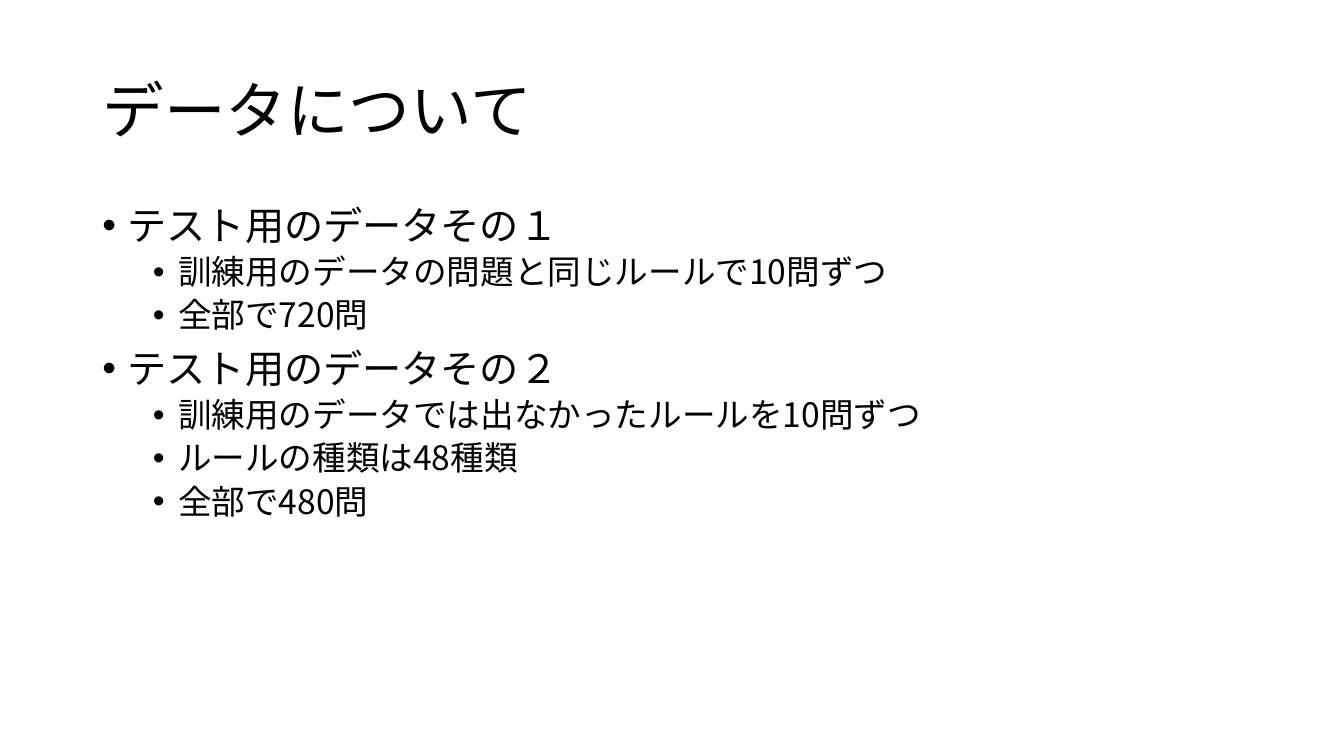
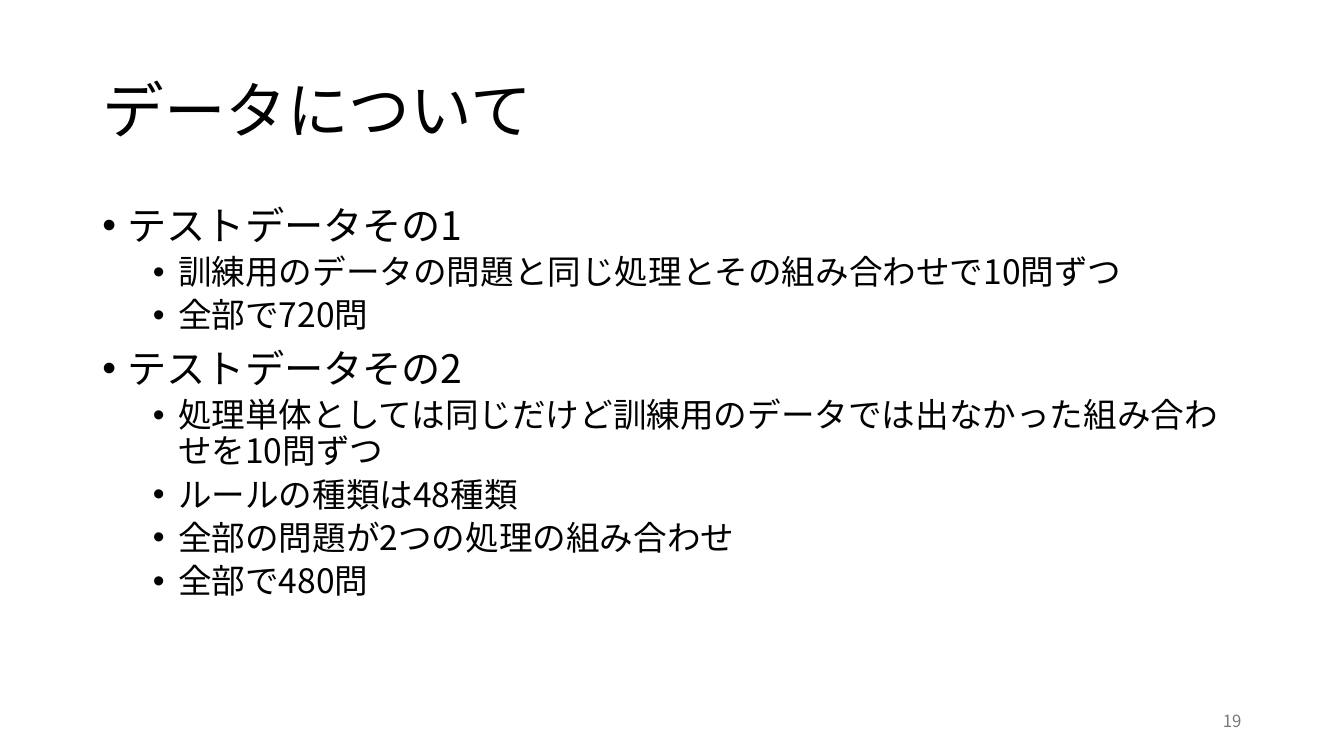
Before and after one commit to rollotea/array-task, a slide deck: slide 19 of 生成AIの追加学習による問題.pptx. Drawn at 1344x756 pixels with LibreOffice and Linux fonts; fonts in the diff are those of the drawing. Boxes give left, top, right and bottom in pixels: in the first picture for what was removed or moved away, otherwise in the second. Text is boxed around its words. In the diff, an @@ line names an element or a change of style, - is before the commit and + after.

```diff
--- a/生成AIの追加学習による問題.pptx
+++ b/生成AIの追加学習による問題.pptx
@@ text at <box>128,206,1122,287</box>: text changed @@
-• テスト用のデータその１
-  • 訓練用のデータの問題と同じルールで10問ずつ
+• テストデータその1
+  • 訓練用のデータの問題と同じ処理とその組み合わせで10問ずつ
@@ text at <box>128,349,1218,466</box>: text changed @@
-• テスト用のデータその２
-  • 訓練用のデータでは出なかったルールを10問ずつ
+• テストデータその2
+  • 処理単体としては同じだけど訓練用のデータでは出なかった組み合わせを10問ずつ
@@ text at <box>178,521,734,553</box>: paragraph added @@
+  • 全部の問題が2つの処理の組み合わせ
@@ page number added at <box>1223,714,1242,727</box>, 12 pt, text #797979 @@
+19
```
Also in this commit, not shown: 18 other slides changed, 5 slides added, 2 other files.
